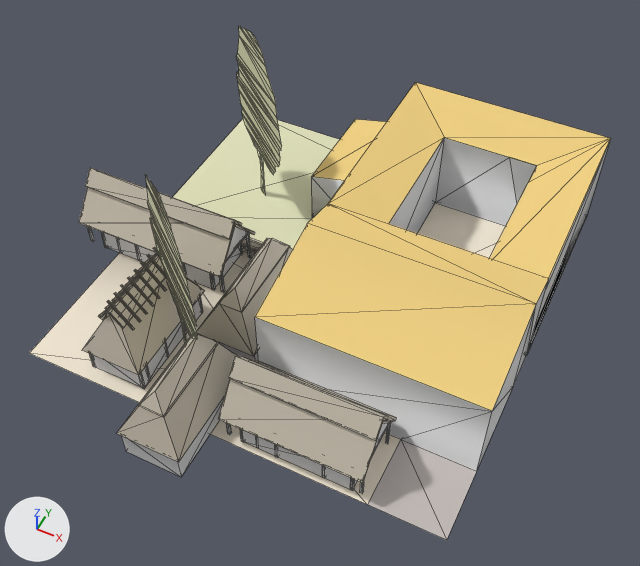
Renders of the OBJ model assets/stl_export/w2r1.obj from each side of a commit.
Rendered twice from a 50 mm lens placed at (18.8, -38.8, 47.7), pointed at (1.4, -3.9, 4.2). Lighting does not change. The marker at lower left points along +X, +Y and +Z. The first picture is the older version. Mesh edges are drawn as thin lines. Where no turn or scale is listed for an object, it has been applied to the vertices. Vertices at exactly the same position are counted once.

In view in the first picture: 'w2r1'.
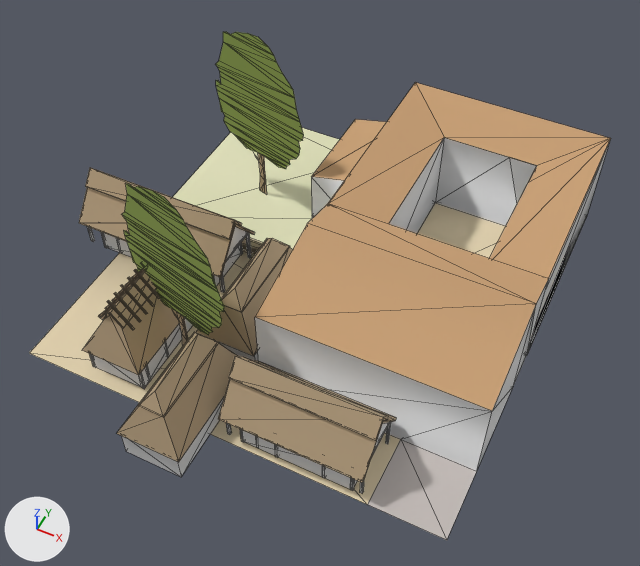
Location of each change, [x1, y1, x2, y2] in pixels of the pictures (640 x 566 px; the box of a moved part takes in the faces that stretch with it):
'w2r1', recoloured, reshaped
    before: [30, 26, 611, 540]
    after: [30, 32, 611, 540]
part 1 of me_w2r1, moved or reshaped
    before: [92, 26, 279, 389]
    after: [92, 32, 299, 389]
part 2 of me_w2r1, recoloured
    before: [180, 175, 265, 343]
    after: [180, 155, 267, 345]
part 3 of me_w2r1, recoloured
    before: [150, 70, 282, 340]
    after: [124, 77, 304, 335]

What the commit changed:
Material 'straw' (mat_straw) changes colour from light grey #c7bead to beige #b29c7d; in linear values from (0.569, 0.514, 0.42) to (0.447, 0.333, 0.204).
Material 'Material' (mat_material) changes colour from yellow #f1d182 to brown #c89f74; in linear values from (0.878, 0.639, 0.224) to (0.577, 0.349, 0.176).
Material 'cortyard' (mat_cortyard) changes colour from pale yellow #f1e6d3 to beige #e2d1af; in linear values from (0.878, 0.792, 0.651) to (0.757, 0.639, 0.427).
Material 'tree' (mat_tree) is new.
Its base color is (0.294, 0.4, 0.0902) (green #94aa55).
Its roughness is 1.0.
me_w2r1 has 796 vertices, 1208 faces and spans x -17.8..15.0, y -18.5..15.0, z -0.3..14.4.
me_w2r1 is used by ob_w2r1; location (0.0, 0.0, 0.0).
Part 1, on me_w2r1:
49 vertices are removed from x -12.0..-2.6, y -12.5..8.9, z 2.4..14.4.
83 faces are deleted.
6 vertices in x -12.2..-8.8, y -7.5..9.0, z 5.6..8.5 move by (-0.8, -1.6, 0.0).
5 vertices in x -11.8..-8.5, y -7.7..8.8, z 4.9..9.0 move by (-0.8, -1.5, 0.0).
5 vertices in x -5.7..-2.4, y -12.7..3.7, z 6.4..9.4 move by (0.8, 1.6, 0.0).
4 vertices in x -9.1..-5.7, y -10.0..6.5, z 0.0..3.9 move by (-0.1, -0.1, 0.0).
4 vertices in x -11.8..-8.5, y -7.7..8.7, z 5.2..9.3 move by (-0.7, -1.5, 0.0).
3 vertices in x -8.6..-8.5, y 6.1, z 1.1..3.6 move by (0.0, 0.1, 0.0).
47 vertices move from x -12.1..-2.1, y -12.9..9.0, z -0.3..9.1 to x -13.0..-1.2, y -11.2..7.4, z -0.3..9.1.
49 vertices are added at x -12.8..-1.9, y -11.1..7.3, z 2.4..14.4.
21 new faces join them, mat_straw (beige #b29c7d).
12 new faces join them, mat_default (light grey #dadada).
50 new faces join them, mat_tree (green #94aa55).
me_w2r1 part 2: 19 faces spanning x -9.2..-5.2, y -10.2..6.4, z -0.3..3.9 switch from mat_w (beige #e2e2bc) to mat_straw (beige #b29c7d).
me_w2r1 part 3: 50 faces spanning x -13.0..-1.2, y -11.2..7.4, z 3.4..9.4 switch from mat_w (beige #e2e2bc) to mat_tree (green #94aa55).
